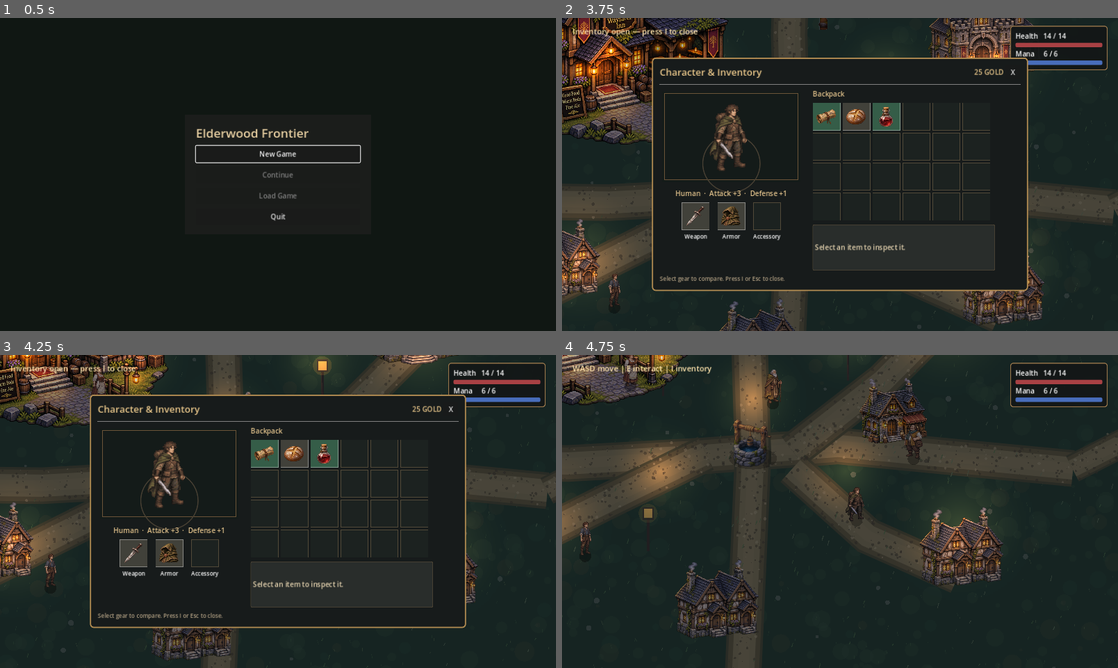
Above: before the commit, frames 1-4 (two rows, left to right).
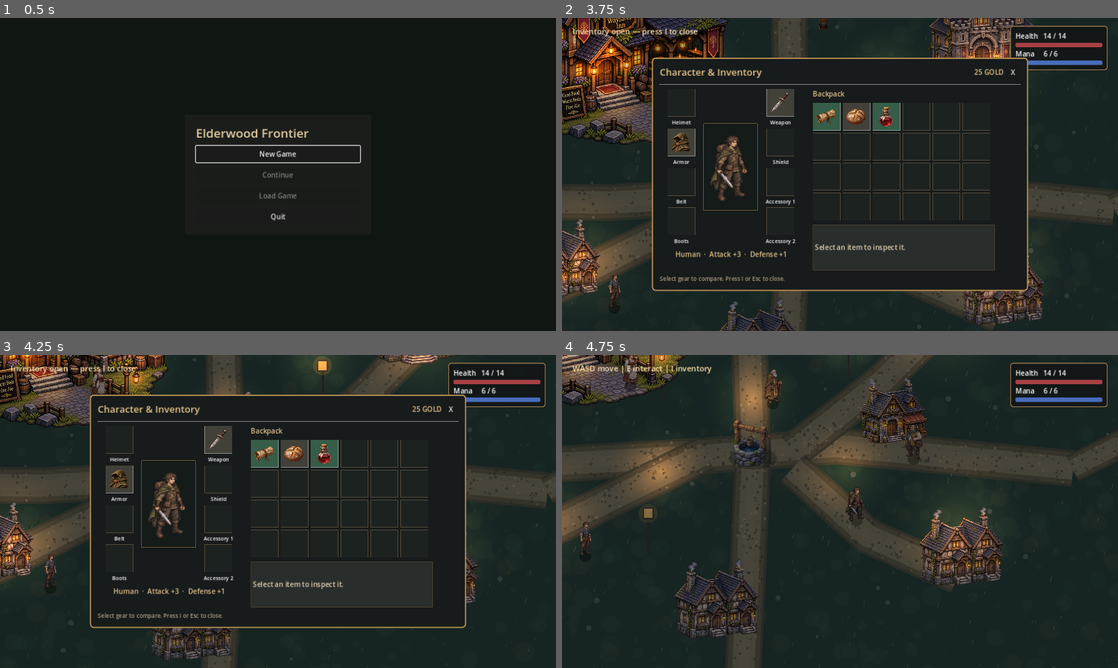
Above: after the commit, the same moments.

Repository: bhubler/elderwood-frontier-pc
Game: Godot game, scene res://scenes/game_menu.tscn
The game is run twice, just before and just after one commit, with the same random seed, the same clock (stepped at 60 frames per second) and the same inputs.
Inputs (mouse positions are in pixels of both pictures, inside the frame that each line leads up to):
- Up to frame 1 (0.5 s): no input
- Up to frame 2 (3.75 s): click "New Game" at 0.5 s; click "HUMAN Frontier traveler / wea…" at 1.25 s; click "Accept quest" at 2 s; tap Enter at 2.75 s; move the mouse to (962, 158) at 2.77 s; hold D 2.78-3.53 s; tap J at 2.85 s; click (962, 158) at 2.92 s; tap Space at 3.02 s; move the mouse to (728, 190) at 3.52 s; hold S from 3.53 s (still down); tap I at 3.6 s
- Up to frame 3 (4.25 s): keep holding S; tap Space at 3.77 s
- Up to frame 4 (4.75 s): tap I at 4.25 s; move the mouse to (895, 442) at 4.27 s; release S at 4.28 s; hold D from 4.28 s (still down); tap E at 4.35 s

Frame 1 is identical in both runs. In frame 2, 3.9% of the frame differs, in the area x 18-43%, y 22-77%; in frame 3, 3.9%; in frame 4, nothing differs.

Commit message:
Frame the character with eight equipment slots

Diff:
--- a/scripts/inventory_portrait.gd
+++ b/scripts/inventory_portrait.gd
@@ -21,15 +21,16 @@
     var outer := Rect2(Vector2(6, 6), size - Vector2(12, 12))
     draw_rect(outer, Color("#141b19"))
     draw_rect(outer.grow(-5), border, false)
-    draw_arc(center + Vector2(0, 62), minf(size.x * 0.32, 66), 0, TAU, 48, Color("#484033"), 1.0, true)
-    var dimension := minf(size.x - 30, size.y - 22)
+    var available := size - Vector2(24, 24)
     if sword_pose:
         var frame := PlayerArt.SWORD_FRAME_SIZE
-        var destination := Rect2(center - Vector2.ONE * dimension * 0.5, Vector2.ONE * dimension)
+        var crop := Rect2(19, 8, 71, 96)
+        var zoom := minf(available.x / crop.size.x, available.y / crop.size.y)
+        var destination := Rect2(center - crop.size * zoom * 0.5, crop.size * zoom)
         draw_texture_rect_region(PlayerArt.SWORD_SWING_ART, destination,
-            Rect2(frame * 3, 0, frame, frame))
+            Rect2(Vector2(frame * 3, 0) + crop.position, crop.size))
         if weapon_id == "sentinel_sword":
-            draw_set_transform(destination.position, 0.0, Vector2.ONE * (dimension / frame))
+            draw_set_transform(destination.position - crop.position * zoom, 0.0, Vector2.ONE * zoom)
             # The front recovery pose holds the grip around (42, 64).
             draw_line(Vector2(41, 64), Vector2(64, 96), Color("#292e37"), 5.0)
             draw_colored_polygon(PackedVector2Array([
@@ -39,5 +40,5 @@
             draw_line(Vector2(39, 70), Vector2(48, 64), Color("#b59256"), 2.5)
     elif portrait != null:
         var source := portrait.get_size()
-        var fitted := source * (dimension / maxf(source.x, source.y))
+        var fitted := source * minf(available.x / source.x, available.y / source.y)
         draw_texture_rect(portrait, Rect2(center - fitted * 0.5, fitted), false)
--- a/scripts/playthrough_save.gd
+++ b/scripts/playthrough_save.gd
@@ -60,7 +60,7 @@
     village.opening_greeting_shown = village.road_quest != village.RoadQuest.OFFERED
     village._update_pip_marker()
     village.gold = file.get_value("inventory", "gold", village.gold)
-    village.equipment = file.get_value("inventory", "equipment", village.equipment)
+    village.equipment = village.DEFAULT_EQUIPMENT.merged(file.get_value("inventory", "equipment", {}), true)
     village.backpack.assign(file.get_value("inventory", "backpack", village.backpack))
     village.item_data = file.get_value("inventory", "item_data", village.item_data)
     village._refresh_inventory()
--- a/scripts/village_interactions.gd
+++ b/scripts/village_interactions.gd
@@ -39,15 +39,24 @@
 var inventory_portrait: InventoryPortrait
 var inventory_stats: Label
 var item_action: Button
+var second_accessory_action: Button
 var inspected_item := ""
 var inventory_panel: PanelContainer
 var pinewood_script: GDScript
 var notice_timer: Timer
 var inventory_grid: GridContainer
-var equipment_grid: GridContainer
+var equipment_slots: Dictionary = {}
 var gold_label: Label
 var item_details: Label
-var equipment: Dictionary = {"weapon": "rusty_sword", "armor": "cloak", "accessory": ""}
+const DEFAULT_EQUIPMENT := {
+    "weapon": "rusty_sword", "armor": "cloak", "accessory": "", "accessory_2": "",
+    "shield": "", "helmet": "", "boots": "", "belt": "",
+}
+const EQUIPMENT_COLUMNS := [
+    ["helmet", "armor", "belt", "boots"],
+    ["weapon", "shield", "accessory", "accessory_2"],
+]
+var equipment: Dictionary = DEFAULT_EQUIPMENT.duplicate()
 var backpack: Array[String] = ["old_map", "bread", "healing_potion"]
 var item_data: Dictionary = {
     "rusty_sword": {"name": "Worn Iron Sword", "kind": "weapon", "icon": "⚔", "rarity": "Common", "description": "A battered but reliable blade.", "attack": 3},
@@ -301,20 +310,21 @@
     left.custom_minimum_size = Vector2(330, 0)
     left.add_theme_constant_override("separation", 9)
     columns.add_child(left)
+    var loadout := HBoxContainer.new()
+    loadout.size_flags_horizontal = Control.SIZE_SHRINK_CENTER
+    loadout.add_theme_constant_override("separation", 8)
+    left.add_child(loadout)
+    _add_equipment_column(loadout, EQUIPMENT_COLUMNS[0])
     inventory_portrait = InventoryPortrait.new()
-    inventory_portrait.custom_minimum_size = Vector2(330, 220)
+    inventory_portrait.custom_minimum_size = Vector2(146, 222)
+    inventory_portrait.size_flags_vertical = Control.SIZE_SHRINK_CENTER
     inventory_portrait.texture_filter = CanvasItem.TEXTURE_FILTER_NEAREST
-    left.add_child(inventory_portrait)
+    loadout.add_child(inventory_portrait)
+    _add_equipment_column(loadout, EQUIPMENT_COLUMNS[1])
     inventory_stats = Label.new()
     inventory_stats.horizontal_alignment = HORIZONTAL_ALIGNMENT_CENTER
     inventory_stats.add_theme_color_override("font_color", Color("#dfc08a"))
     left.add_child(inventory_stats)
-    equipment_grid = GridContainer.new()
-    equipment_grid.columns = 3
-    equipment_grid.size_flags_horizontal = Control.SIZE_SHRINK_CENTER
-    equipment_grid.add_theme_constant_override("h_separation", 18)
-    equipment_grid.add_theme_constant_override("v_separation", 5)
-    left.add_child(equipment_grid)
     var right := VBoxContainer.new()
     right.custom_minimum_size = Vector2(420, 0)
     right.add_theme_constant_override("separation", 9)
@@ -339,6 +349,10 @@
     item_action = Button.new()
     item_action.pressed.connect(_apply_inspected_item)
     right.add_child(item_action)
+    second_accessory_action = Button.new()
+    second_accessory_action.text = "Equip in Accessory 2"
+    second_accessory_action.pressed.connect(_apply_inspected_item.bind("accessory_2"))
+    right.add_child(second_accessory_action)
     var footer := Label.new()
     footer.text = "Select gear to compare. Press I or Esc to close."
     footer.add_theme_font_size_override("font_size", 13)
@@ -346,6 +360,26 @@
     layout.add_child(footer)
     _refresh_inventory()
     inventory_panel.hide()
+
+func _add_equipment_column(parent: HBoxContainer, kinds: Array) -> void:
+    var column := VBoxContainer.new()
+    parent.add_child(column)
+    for kind: String in kinds:
+        var slot := InventorySlot.new()
+        slot.pressed.connect(_inspect_equipped.bind(kind))
+        column.add_child(slot)
+        equipment_slots[kind] = slot
+        var title := Label.new()
+        title.text = _equipment_label(kind)
+        title.horizontal_alignment = HORIZONTAL_ALIGNMENT_CENTER
+        title.add_theme_font_size_override("font_size", 12)
+        column.add_child(title)
+
+func _equipment_label(kind: String) -> String:
+    match kind:
+        "accessory": return "Accessory 1"
+        "accessory_2": return "Accessory 2"
+        _: return kind.capitalize()
 
 func _slot_style() -> StyleBoxFlat:
     var style := StyleBoxFlat.new()
@@ -362,23 +396,10 @@
         inventory_portrait.show_character(player, equipment.get("weapon", ""))
         inventory_stats.text = "%s  ·  Attack +%d  ·  Defense +%d" % [
             player.race, player.attack_bonus, player.defense_bonus]
-    var kinds := ["weapon", "armor", "accessory"]
-    if equipment_grid.get_child_count() == 0:
-        for kind in kinds:
-            var slot := InventorySlot.new()
-            slot.pressed.connect(_inspect_equipped.bind(kind))
-            equipment_grid.add_child(slot)
-        for kind in kinds:
-            var title := Label.new()
-            title.text = kind.capitalize()
-            title.horizontal_alignment = HORIZONTAL_ALIGNMENT_CENTER
-            title.add_theme_font_size_override("font_size", 13)
-            equipment_grid.add_child(title)
-    for i in range(kinds.size()):
-        var kind: String = kinds[i]
+    for kind in equipment_slots:
         var item_id: String = equipment[kind]
-        var slot := equipment_grid.get_child(i) as InventorySlot
-        slot.show_item(item_id, item_data.get(item_id, {}), "Empty %s slot" % kind)
+        var slot: InventorySlot = equipment_slots[kind]
+        slot.show_item(item_id, item_data.get(item_id, {}), "Empty %s slot" % _equipment_label(kind).to_lower())
     if inventory_grid.get_child_count() == 0:
         for i in range(BACKPACK_CAPACITY):
             var button := InventorySlot.new()
@@ -391,7 +412,7 @@
     _select_item(inspected_item)
 
 func copy_items_from(source: CanvasLayer) -> void:
-    equipment = source.equipment.duplicate()
+    equipment = DEFAULT_EQUIPMENT.merged(source.equipment, true)
     backpack.assign(source.backpack)
     item_data = source.item_data.duplicate(true)
     gold = source.gold
@@ -422,7 +443,9 @@
     _select_item(equipment.get(kind, ""))
 
 func _select_item(item_id: String) -> void:
-    var equipped: bool = item_id in equipment.values() and not item_id.is_empty()
+    second_accessory_action.hide()
+    var equipped_slot: String = str(equipment.find_key(item_id)) if not item_id.is_empty() and item_id in equipment.values() else ""
+    var equipped := not equipped_slot.is_empty()
     if not item_data.has(item_id) or (not equipped and item_id not in backpack):
         inspected_item = ""
         item_details.text = "Select an item to inspect it."
@@ -441,27 +464,33 @@
                 var change := value - int(current.get(stat, 0))
                 item_details.text += "\n%s +%d" % [stat.capitalize(), value]
                 if not equipped:
-                    item_details.text += " (%+d vs. equipped)" % change
-        item_action.text = "Unequip" if equipped else "Equip"
+                    if kind == "accessory":
+                        var other: Dictionary = item_data.get(equipment["accessory_2"], {})
+                        item_details.text += " (%+d vs. slot 1, %+d vs. slot 2)" % [change, value - int(other.get(stat, 0))]
+                    else:
+                        item_details.text += " (%+d vs. equipped)" % change
+        item_action.text = "Unequip" if equipped else ("Equip in Accessory 1" if kind == "accessory" else "Equip")
+        second_accessory_action.visible = not equipped and kind == "accessory"
         item_action.show()
     elif item_id in ["rite_health_potions", "rite_mana_potions"]:
         item_action.text = "Drink potion"
         item_action.show()
 
-func _apply_inspected_item() -> void:
+func _apply_inspected_item(target_slot := "") -> void:
     if inspected_item.is_empty():
         return
     if inspected_item in ["rite_health_potions", "rite_mana_potions"]:
         _drink_rite_potion(inspected_item)
         return
     var kind: String = item_data[inspected_item]["kind"]
-    if equipment.get(kind) == inspected_item:
+    var equipped_slot: Variant = equipment.find_key(inspected_item)
+    if equipped_slot != null:
         if backpack.size() >= BACKPACK_CAPACITY:
             item_details.text = "Your backpack is full. Make room before unequipping this item."
             return
-        _unequip(kind)
+        _unequip(str(equipped_slot))
     elif inspected_item in backpack:
-        _equip(inspected_item, kind)
+        _equip(inspected_item, target_slot if kind == "accessory" and target_slot == "accessory_2" else kind)
 
 func _drink_rite_potion(item_id: String) -> void:
     var is_health := item_id == "rite_health_potions"
